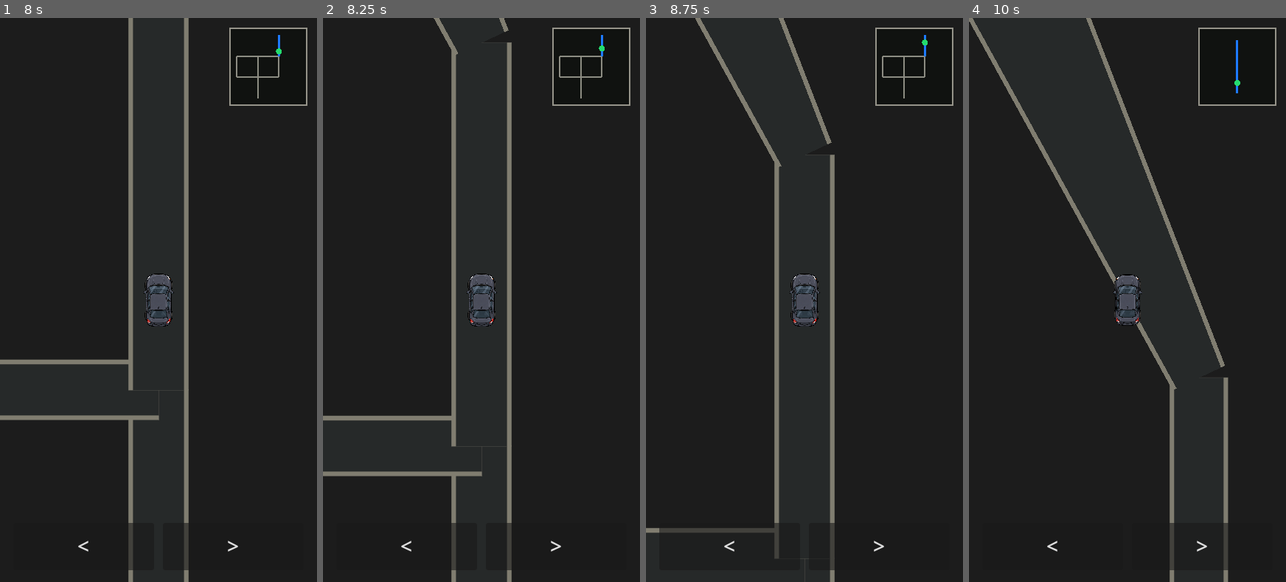
Above: before the commit, frames 1-4 (left to right).
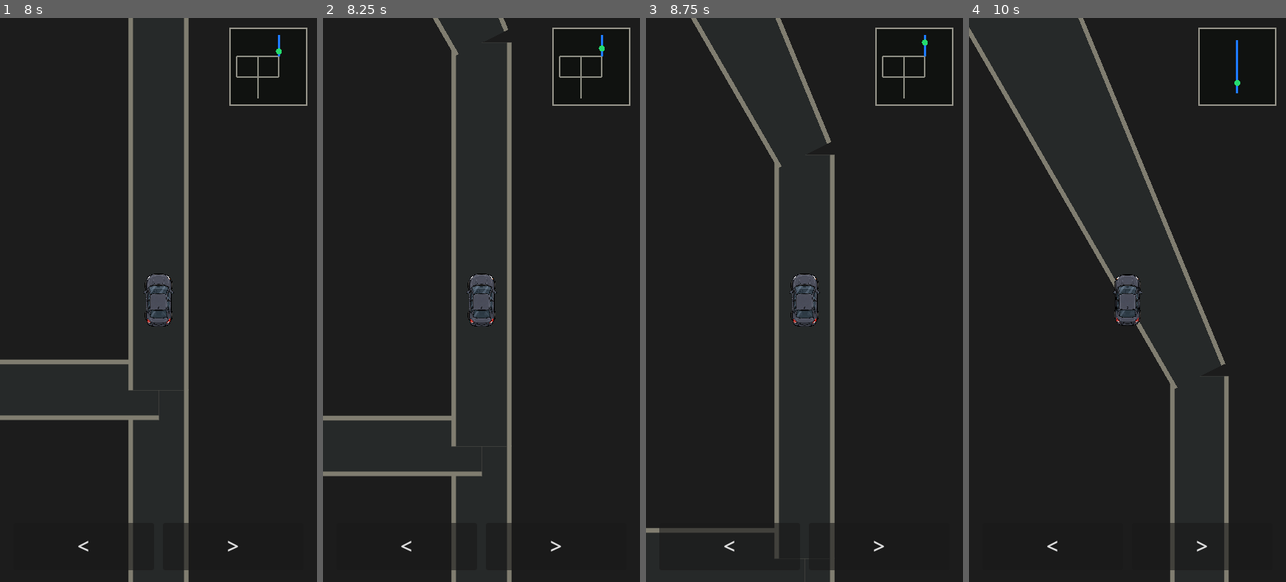
Above: after the commit, the same moments.

Repository: patrickcallahancomedy/comedian
Game: Godot game, scene res://scenes/drive/drive_module.tscn
Two runs of this game, one before a commit and one after it. Both use one fixed random seed, a clock stepped at 60 frames per second and the inputs below.
Inputs (mouse positions are in pixels of both pictures, inside the frame that each line leads up to):
- Up to frame 1 (8 s): click "START" at 0.5 s; click "<" at 1.25 s; tap Enter (ui_accept) at 2, 2.27, 5, 5.75, 6.02 s; move the mouse to (228, 271) at 2.02 s; hold Right 2.03-2.75 s; tap Space at 2.1, 4.35, 5.85, 7.35 s; click (228, 271) at 2.17 s; click ">" at 2.75 s; drag from (95, 328) to (142, 412) at 3.52 s; move the mouse to (190, 175) at 4.27 s; hold Right 4.28-5 s; drag from (142, 412) to (63, 215) at 5.02 s; move the mouse to (253, 384) at 5.77 s; hold Left 5.78-6.5 s; drag from (63, 215) to (110, 159) at 6.52 s; move the mouse to (174, 300) at 7.27 s; hold Left from 7.28 s (still down); click (174, 300) at 7.42 s
- Up to frame 2 (8.25 s): release Left at 8 s; drag from (433, 159) to (418, 328) at 8.02 s
- Up to frame 3 (8.75 s): no input
- Up to frame 4 (10 s): move the mouse to (1197, 271) at 8.77 s; hold W 8.78-9.5 s; tap Space at 8.85 s; tap Enter (ui_accept) at 9.02 s; drag from (1064, 328) to (1111, 412) at 9.52 s

Frame 1 is identical in both runs. In frame 2, less than 0.1% of the frame differs, in the area x 34-59%, y 0-7%; in frame 3, 0.6%; in frame 4, 2.7%, in the area x 0-82%, y 0-100%.

Commit message:
DRIVE v0.14 define one simple neighborhood highway connector road

Diff:
--- a/godot/scripts/drive/drive_road_network.gd
+++ b/godot/scripts/drive/drive_road_network.gd
@@ -26,7 +26,9 @@
 const HIGHWAY_END_Y := -8600.0
 
 const CONNECTOR_OUT_START := Vector2(700.0, 2100.0)
-const CONNECTOR_OUT_END := Vector2(0.0, HIGHWAY_START_Y)
+const CONNECTOR_OUT_CONTROL := Vector2(610.0, 1250.0)
+const CONNECTOR_OUT_END := Vector2(-39.0, HIGHWAY_START_Y)
+const CONNECTOR_OUT_LENGTH := 1700.0
 
 const EXIT_START := Vector2(117.0, HIGHWAY_FORK_Y)
 const EXIT_CONTROL := Vector2(610.0, -4470.0)
@@ -112,6 +114,21 @@
 	)
 
 
+static func connector_out_curve(t: float) -> Vector2:
+	var clamped := clampf(t, 0.0, 1.0)
+	var a := CONNECTOR_OUT_START.lerp(CONNECTOR_OUT_CONTROL, clamped)
+	var b := CONNECTOR_OUT_CONTROL.lerp(CONNECTOR_OUT_END, clamped)
+	return a.lerp(b, clamped)
+
+
+static func connector_out_tangent(t: float) -> Vector2:
+	var clamped := clampf(t, 0.0, 1.0)
+	return (
+		2.0 * (1.0 - clamped) * (CONNECTOR_OUT_CONTROL - CONNECTOR_OUT_START)
+		+ 2.0 * clamped * (CONNECTOR_OUT_END - CONNECTOR_OUT_CONTROL)
+	).normalized()
+
+
 static func exit_curve(t: float) -> Vector2:
 	var clamped := clampf(t, 0.0, 1.0)
 	var a := EXIT_START.lerp(EXIT_CONTROL, clamped)
